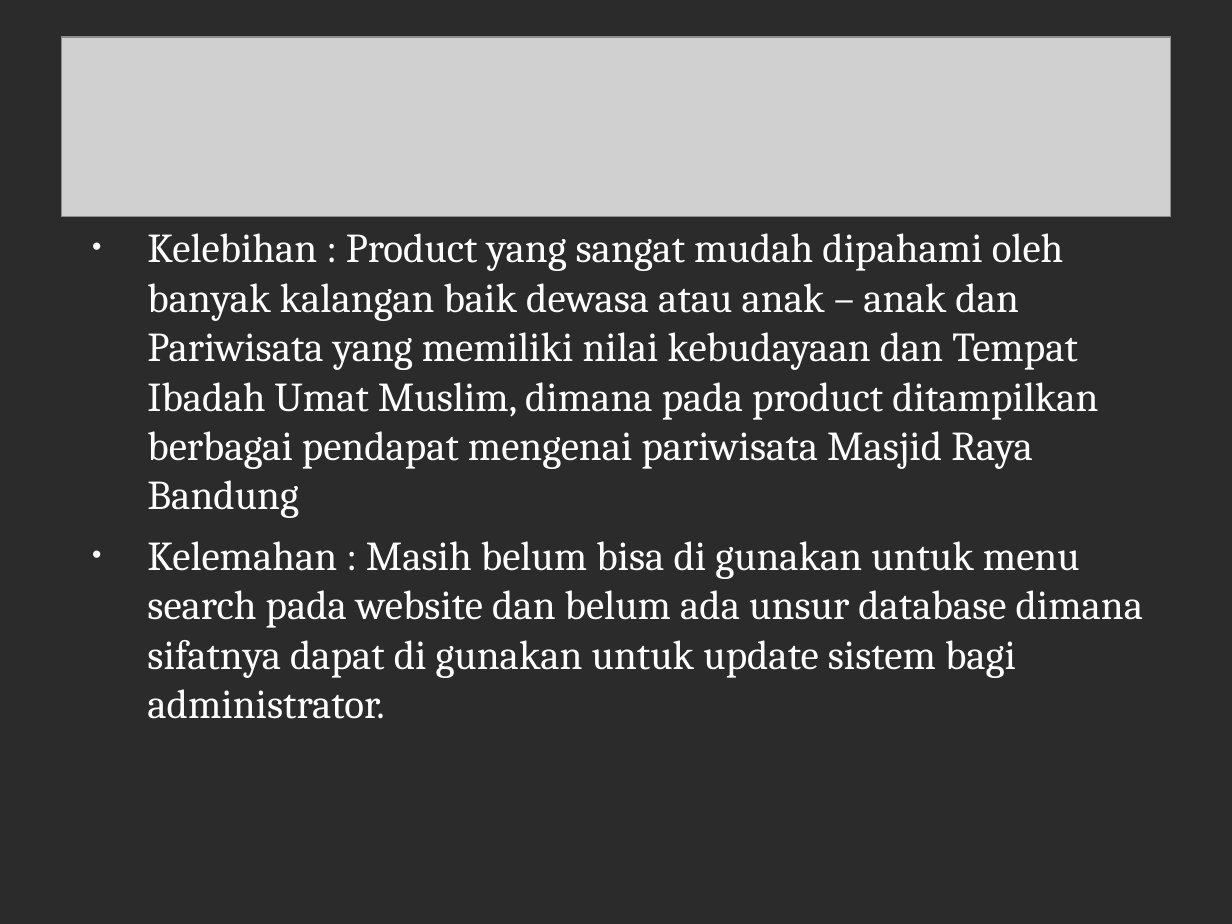
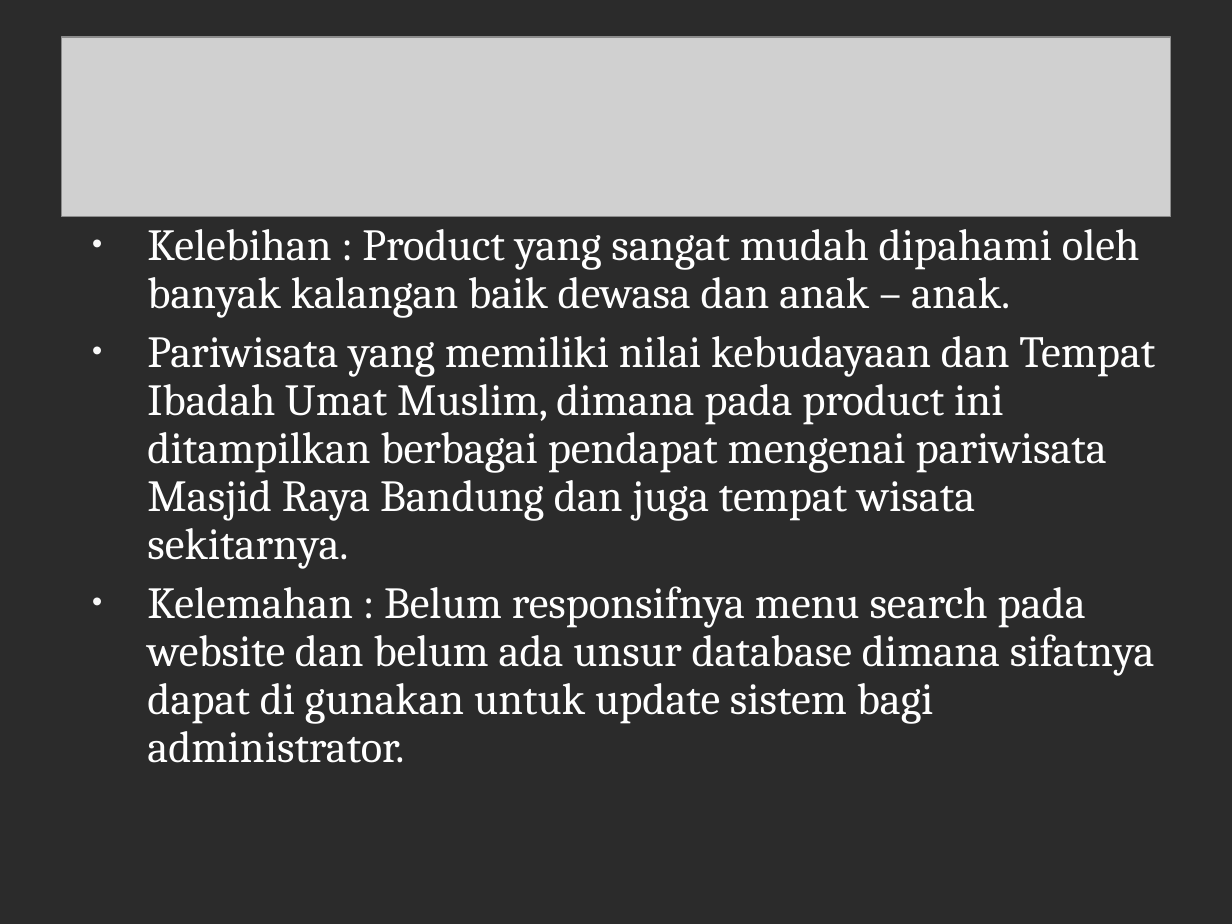
Before and after one commit to Ambar08/Ambar08.github.io, a slide deck: slide 3 of WISATA MASJID RAYA BANDUNG.ppt. Drawn at 1232x924 pixels with LibreOffice and Linux fonts; fonts in the diff are those of the drawing; grey boxes stand for pictures; background and template pictures are left out; a plain dark background stands for a picture behind light text. Boxes give left, top, right and bottom in pixels: in the first picture for what was removed or moved away, otherwise in the second. Text is boxed around its words. In the diff, an @@ line names an element or a change of style, - is before the commit and + after.

Commit message:
wisata bandung raya

```diff
--- a/WISATA MASJID RAYA BANDUNG.ppt
+++ b/WISATA MASJID RAYA BANDUNG.ppt
@@ text at <box>147,229,1155,763</box>: text changed; size 24.1 to 26 pt @@
-• Kelebihan : Product yang sangat mudah dipahami oleh banyak kalangan baik dewasa atau anak – anak dan Pariwisata yang memiliki nilai kebudayaan dan Tempat Ibadah Umat Muslim, dimana pada product ditampilkan berbagai pendapat mengenai pariwisata Masjid Raya Bandung
-• Kelemahan : Masih belum bisa di gunakan untuk menu search pada website dan belum ada unsur database dimana sifatnya dapat di gunakan untuk update sistem bagi administrator.
+• Kelebihan : Product yang sangat mudah dipahami oleh banyak kalangan baik dewasa dan anak – anak.
+• Pariwisata yang memiliki nilai kebudayaan dan Tempat Ibadah Umat Muslim, dimana pada product ini ditampilkan berbagai pendapat mengenai pariwisata Masjid Raya Bandung dan juga tempat wisata sekitarnya.
+• Kelemahan : Belum responsifnya menu search pada website dan belum ada unsur database dimana sifatnya dapat di gunakan untuk update sistem bagi administrator.
```
Also in this commit, not shown: 3 other slides changed, 1 slide added, 1 other file.
